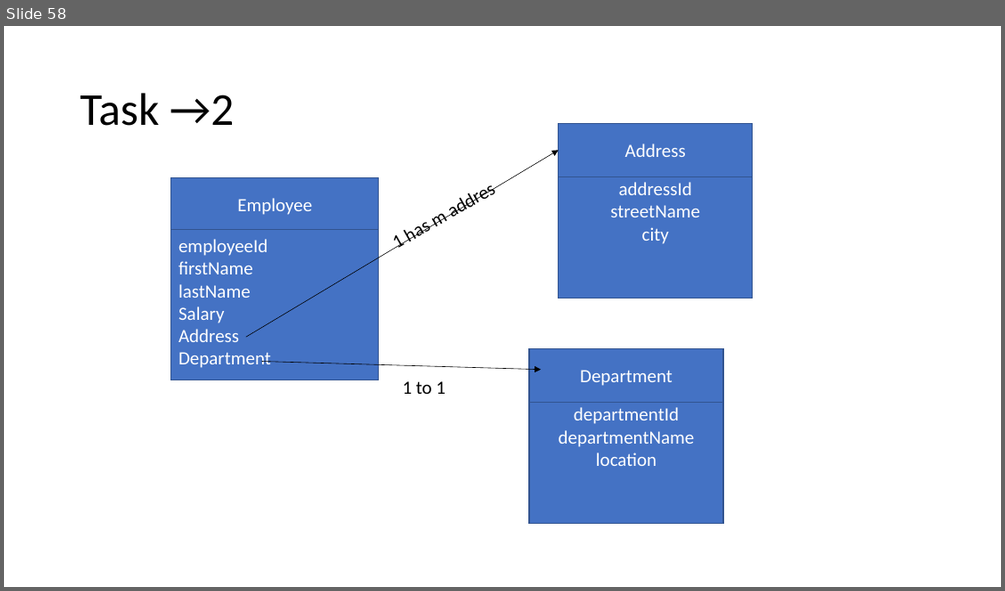
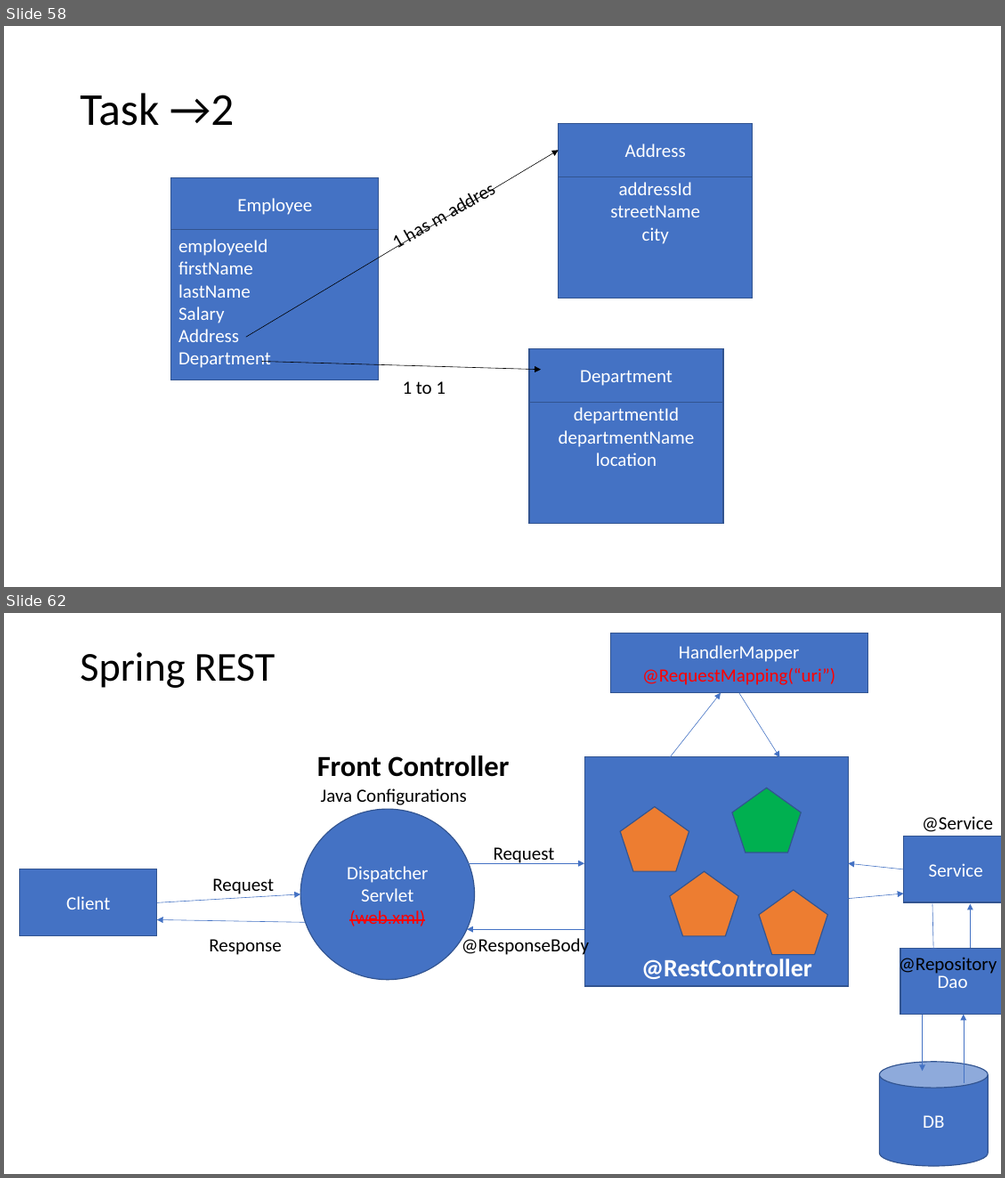
Before and after one commit to priyangm/pod_trg, a slide deck: Finishing School.pptx. Shown one above the other, each under a label of ours: slide 58 before the commit, slides 58 and 62 after it; the slides between them are not shown. The pictures are 1005x591 and 1005x1178 pixels, drawn with LibreOffice and Linux fonts; fonts in the diff are those of the drawing. Boxes give left, top, right and bottom in pixels: in the first picture for what was removed or moved away, otherwise in the second. Text is boxed around its words. In the diff, an @@ line names an element or a change of style, - is before the commit and + after.

```diff
--- a/Finishing School.pptx
+++ b/Finishing School.pptx
@@ slide 62 added at (4, 613, 1001, 1174), background #FFFFFF @@
@@ rectangle added at (610, 633, 867, 693), fill #4472C4, outline #325491 1 pt, 18 pt, text #FF0000 @@
+HandlerMapper
+@RequestMapping(“uri”)
@@ title added at (80, 652, 275, 688), 39.6 pt, text #000000 @@
+Spring REST
@@ arrow added from (670, 757) to (720, 693), #4472C4 0.5 pt @@
@@ arrow added from (739, 693) to (780, 757), #4472C4 0.5 pt @@
@@ text added at (317, 755, 509, 777), 28 pt, text #000000, bold @@
+Front Controller
@@ rectangle added at (584, 756, 848, 986), fill #4472C4, outline #325491 1 pt @@
@@ text added at (321, 788, 467, 805), 18 pt, text #000000 @@
+Java Configurations
@@ pentagon added at (732, 788, 801, 853), fill #00B050, outline #325491 1 pt @@
@@ ellipse added at (301, 809, 475, 980), fill #4472C4, outline #325491 1 pt, 18 pt, text #FFFFFF @@
+Dispatcher
+Servlet
+(web.xml)
@@ pentagon added at (620, 807, 689, 872), fill #ED7D31, outline #325491 1 pt @@
@@ text added at (922, 816, 993, 832), 18 pt, text #000000 @@
+@Service
@@ text added at (494, 847, 555, 864), 18 pt, text #000000 @@
+Request
@@ rectangle added at (904, 836, 1001, 902), fill #4472C4, outline #325491 1 pt, 18 pt, text #FFFFFF @@
+Service
@@ rectangle added at (20, 869, 156, 936), fill #4472C4, outline #325491 1 pt, 18 pt, text #FFFFFF @@
+Client
@@ text added at (212, 878, 274, 897), 18 pt, text #000000 @@
+Request
@@ arrow added from (467, 863) to (584, 863), #4472C4 0.5 pt @@
@@ pentagon added at (670, 872, 738, 937), fill #ED7D31, outline #325491 1 pt @@
@@ arrow added from (904, 869) to (849, 863), #4472C4 0.5 pt @@
@@ arrow added from (156, 902) to (301, 894), #4472C4 0.5 pt @@
@@ pentagon added at (760, 890, 828, 955), fill #ED7D31, outline #325491 1 pt @@
@@ arrow added from (849, 899) to (904, 893), #4472C4 0.5 pt @@
@@ arrow added from (933, 904) to (933, 955), #4472C4 0.5 pt @@
@@ arrow added from (971, 948) to (971, 904), #4472C4 0.5 pt @@
@@ arrow added from (306, 922) to (156, 919), #4472C4 0.5 pt @@
@@ arrow added from (584, 929) to (467, 929), #4472C4 0.5 pt @@
@@ text added at (209, 939, 281, 955), 18 pt, text #000000 @@
+Response
@@ text added at (461, 935, 589, 957), 18 pt, text #000000 @@
+@ResponseBody
@@ text added at (641, 958, 812, 979), 24 pt, text #FFFFFF, bold @@
+@RestController
@@ text added at (898, 955, 996, 976), 18 pt, text #000000 @@
+@Repository
@@ rectangle added at (900, 948, 1001, 1013), fill #4472C4, outline #325491 1 pt, 18 pt, text #FFFFFF @@
+Dao
@@ arrow added from (922, 1013) to (922, 1070), #4472C4 0.5 pt @@
@@ arrow added from (963, 1083) to (963, 1013), #4472C4 0.5 pt @@
@@ cylinder added at (880, 1062, 988, 1167), fill #4472C4, outline #325491 1 pt, 18 pt, text #FFFFFF @@
+DB
```
Also in this commit, not shown: 5 other slides added.
